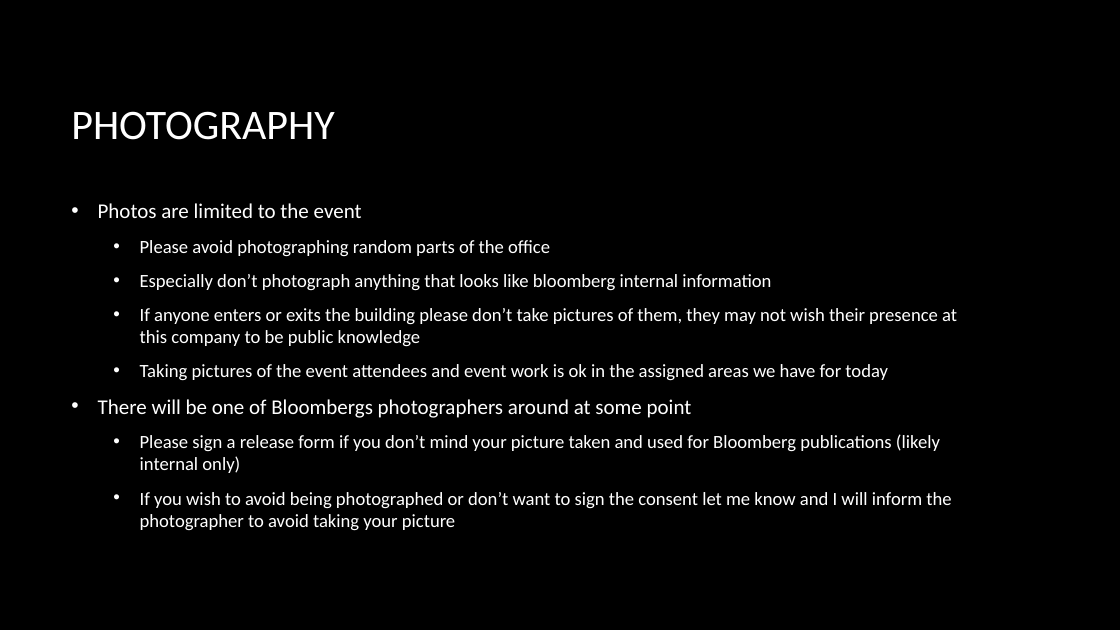
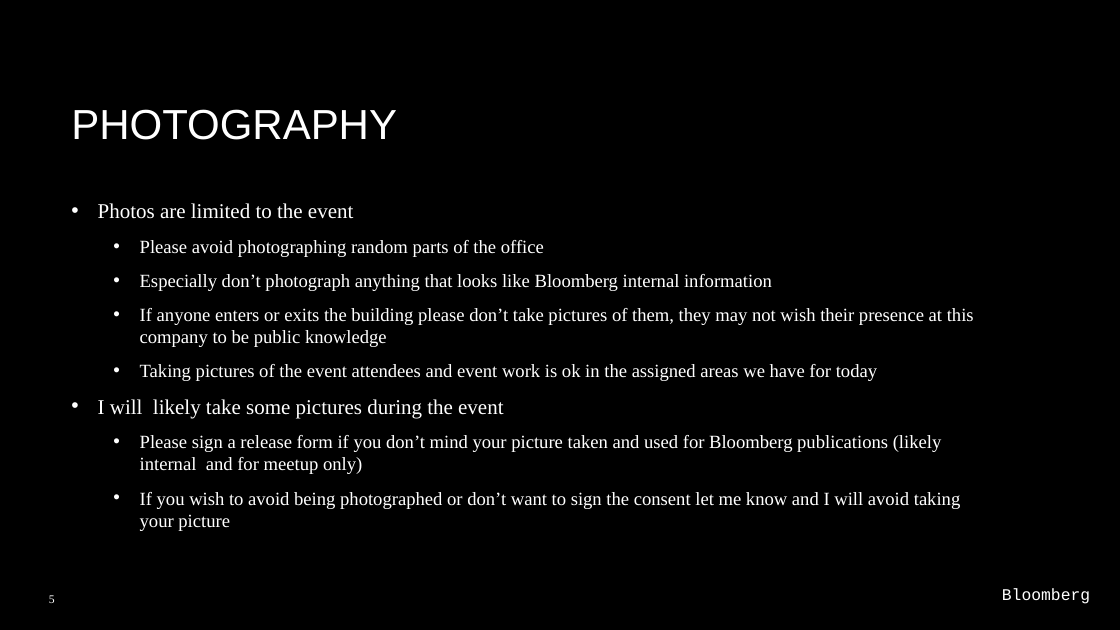
Before and after one commit to ashleysmart/mlgym, a slide deck: slide 5 of stock_price/CrypotHackaton.pptx. Drawn at 1120x630 pixels with LibreOffice and Linux fonts; fonts in the diff are those of the drawing; background and template pictures are left out. Boxes give left, top, right and bottom in pixels: in the first picture for what was removed or moved away, otherwise in the second. Text is boxed around its words. In the diff, an @@ line names an element or a change of style, - is before the commit and + after.

```diff
--- a/stock_price/CrypotHackaton.pptx
+++ b/stock_price/CrypotHackaton.pptx
@@ title "PHOTOGRAPHY" at (x1=71, y1=109, x2=397, y2=140): font Calibri to Arial @@
@@ text at (x1=98, y1=203, x2=974, y2=381): font Calibri to Times New Roman in "Photos are limited to the event", "Please avoid photographing random parts of the ...", "If anyone enters or exits the building ...", "Taking pictures of the event attendees and ..." @@
@@ text at (x1=140, y1=274, x2=772, y2=291): text changed; font Calibri to Times New Roman @@
-  • Especially don’t photograph anything that looks like bloomberg internal information
+  • Especially don’t photograph anything that looks like Bloomberg internal information
@@ text at (x1=98, y1=399, x2=961, y2=531): text changed; font Calibri to Times New Roman @@
-• There will be one of Bloombergs photographers around at some point
-  • Please sign a release form if you don’t mind your picture taken and used for Bloomberg publications (likely internal only)
-  • If you wish to avoid being photographed or don’t want to sign the consent let me know and I will inform the photographer to avoid taking your picture
+• I will likely take some pictures during the event
+  • Please sign a release form if you don’t mind your picture taken and used for Bloomberg publications (likely internal and for meetup only)
+  • If you wish to avoid being photographed or don’t want to sign the consent let me know and I will avoid taking your picture
@@ page number added at (x1=49, y1=595, x2=55, y2=603), 10 pt, text #FFFFFF @@
+5
@@ text added at (x1=1002, y1=588, x2=1090, y2=604), 14 pt, text #FFFFFF @@
+Bloomberg
```
Also in this commit, not shown: 26 other slides changed, 3 slides added, 2 slides removed, 3 other files.
